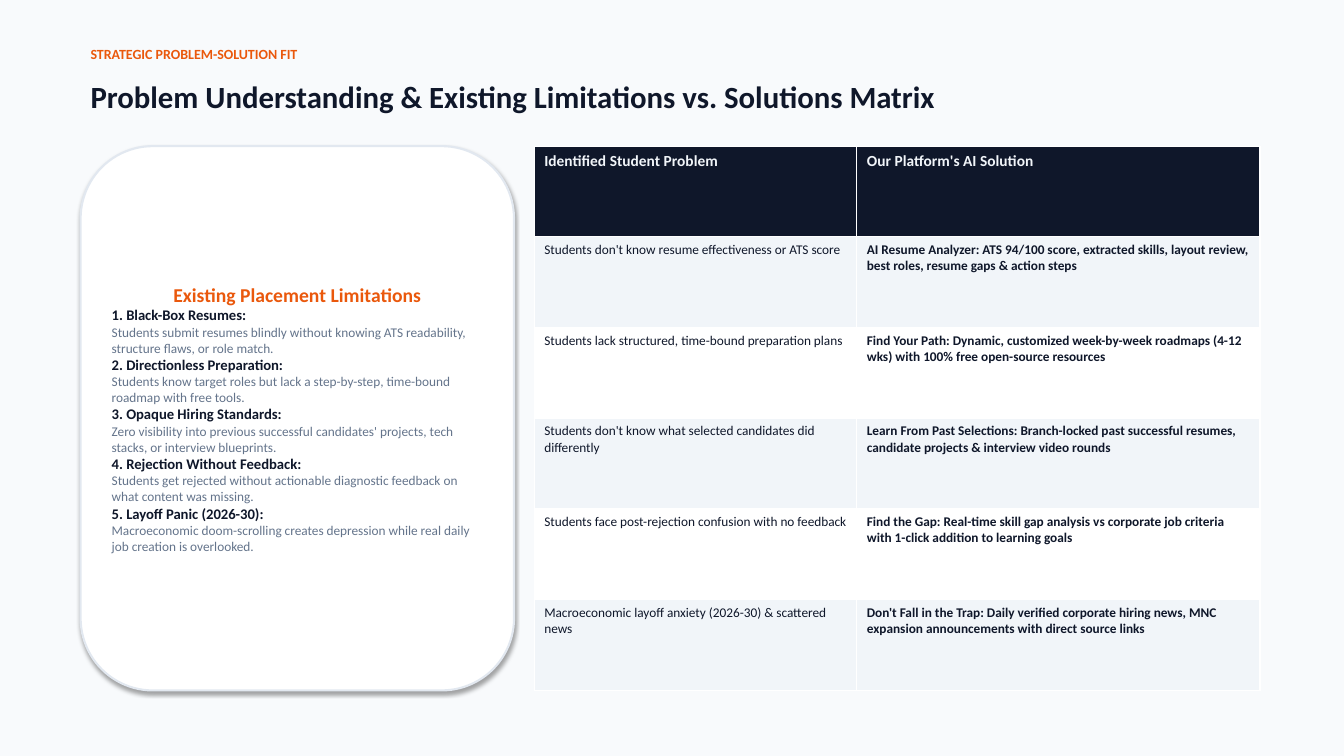
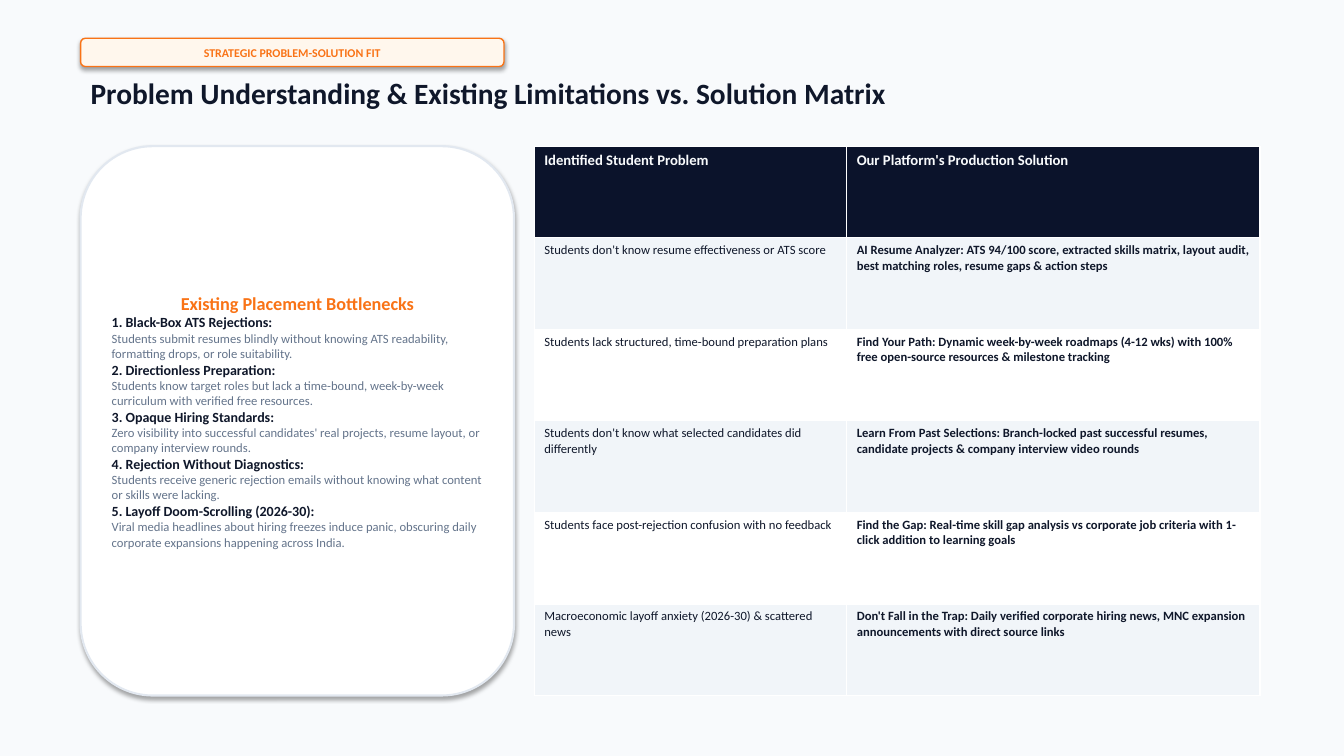
Before and after one commit to shivambhardwaj06/pmintership2.0, a slide deck: slide 2 of PM_Internship_AI_Career_Readiness_Platform.pptx. Drawn at 1344x756 pixels with LibreOffice and Linux fonts; fonts in the diff are those of the drawing. Boxes give left, top, right and bottom in pixels: in the first picture for what was removed or moved away, otherwise in the second. Text is boxed around its words. In the diff, an @@ line names an element or a change of style, - is before the commit and + after.

```diff
--- a/PM_Internship_AI_Career_Readiness_Platform.pptx
+++ b/PM_Internship_AI_Career_Readiness_Platform.pptx
@@ rounded rectangle "STRATEGIC PROBLEM-SOLUTION FIT": place and size @@
-rounded rectangle "STRATEGIC PROBLEM-SOLUTION FIT" at bbox=[91, 50, 297, 59]
+rounded rectangle "STRATEGIC PROBLEM-SOLUTION FIT" at bbox=[81, 38, 504, 67]
@@ rounded rectangle "STRATEGIC PROBLEM-SOLUTION FIT" at bbox=[81, 38, 504, 67]: size 10 to 8.5 pt, text colour #EA580C to #F97316; alignment left to centre; vertical alignment top to middle; fill none to #FFF7ED; outline none to #F97316 1 pt; shadow on @@
@@ text at bbox=[91, 83, 885, 109]: text changed; size 22 to 21 pt @@
-Problem Understanding & Existing Limitations vs. Solutions Matrix
+Problem Understanding & Existing Limitations vs. Solution Matrix
@@ rounded rectangle "Existing Placement Bottlenecks": place and size @@
-rounded rectangle "Existing Placement Bottlenecks" at bbox=[81, 146, 514, 691]
+rounded rectangle "Existing Placement Bottlenecks" at bbox=[81, 146, 514, 696]
@@ table at bbox=[534, 146, 1260, 696] @@
-row 1, column 2: Our Platform's AI Solution
+row 1, column 2: Our Platform's Production Solution
-row 2, column 2: AI Resume Analyzer: ATS 94/100 score, extracted skills, layout review, best roles, resume gaps & action steps
+row 2, column 2: AI Resume Analyzer: ATS 94/100 score, extracted skills matrix, layout audit, best matching roles, resume gaps & action steps
-row 3, column 2: Find Your Path: Dynamic, customized week-by-week roadmaps (4-12 wks) with 100% free open-source resources
+row 3, column 2: Find Your Path: Dynamic week-by-week roadmaps (4-12 wks) with 100% free open-source resources & milestone tracking
-row 4, column 2: Learn From Past Selections: Branch-locked past successful resumes, candidate projects & interview video rounds
+row 4, column 2: Learn From Past Selections: Branch-locked past successful resumes, candidate projects & company interview video rounds
@@ fill #0F172A to #0B132B in row 1 @@
@@ size 11 to 10.5 pt, text colour #F1F5F9 to #F8FAFC in "Identified Student Problem" @@
@@ size 9.5 to 9 pt in "Students don't know resume effectiveness or ATS ...", "Students lack structured, time-bound preparation plans", "Students don't know what selected candidates did ...", "Students face post-rejection confusion with no feedback" and 3 more places @@
@@ text in rounded rectangle at bbox=[112, 297, 449, 360]: text changed; size 9.5 to 9 pt @@
-Existing Placement Limitations
-1. Black-Box Resumes:
-Students submit resumes blindly without knowing ATS readability, structure flaws, or role match.
+Existing Placement Bottlenecks
+1. Black-Box ATS Rejections:
+Students submit resumes blindly without knowing ATS readability, formatting drops, or role suitability.
@@ text in rounded rectangle at bbox=[112, 381, 444, 405]: text changed; size 9.5 to 9 pt @@
-Students know target roles but lack a step-by-step, time-bound roadmap with free tools.
+Students know target roles but lack a time-bound, week-by-week curriculum with verified free resources.
@@ text in rounded rectangle at bbox=[112, 365, 275, 425]: size 10.5 to 10 pt in "2. Directionless Preparation:", "3. Opaque Hiring Standards:" @@
@@ text in rounded rectangle at bbox=[112, 428, 482, 549]: text changed; size 9.5 to 9 pt @@
-Zero visibility into previous successful candidates' projects, tech stacks, or interview blueprints.
-4. Rejection Without Feedback:
-Students get rejected without actionable diagnostic feedback on what content was missing.
-5. Layoff Panic (2026-30):
-Macroeconomic doom-scrolling creates depression while real daily job creation is overlooked.
+Zero visibility into successful candidates' real projects, resume layout, or company interview rounds.
+4. Rejection Without Diagnostics:
+Students receive generic rejection emails without knowing what content or skills were lacking.
+5. Layoff Doom-Scrolling (2026-30):
+Viral media headlines about hiring freezes induce panic, obscuring daily corporate expansions happening across India.
```
Also in this commit, not shown: 6 other slides changed, 8 other files.
